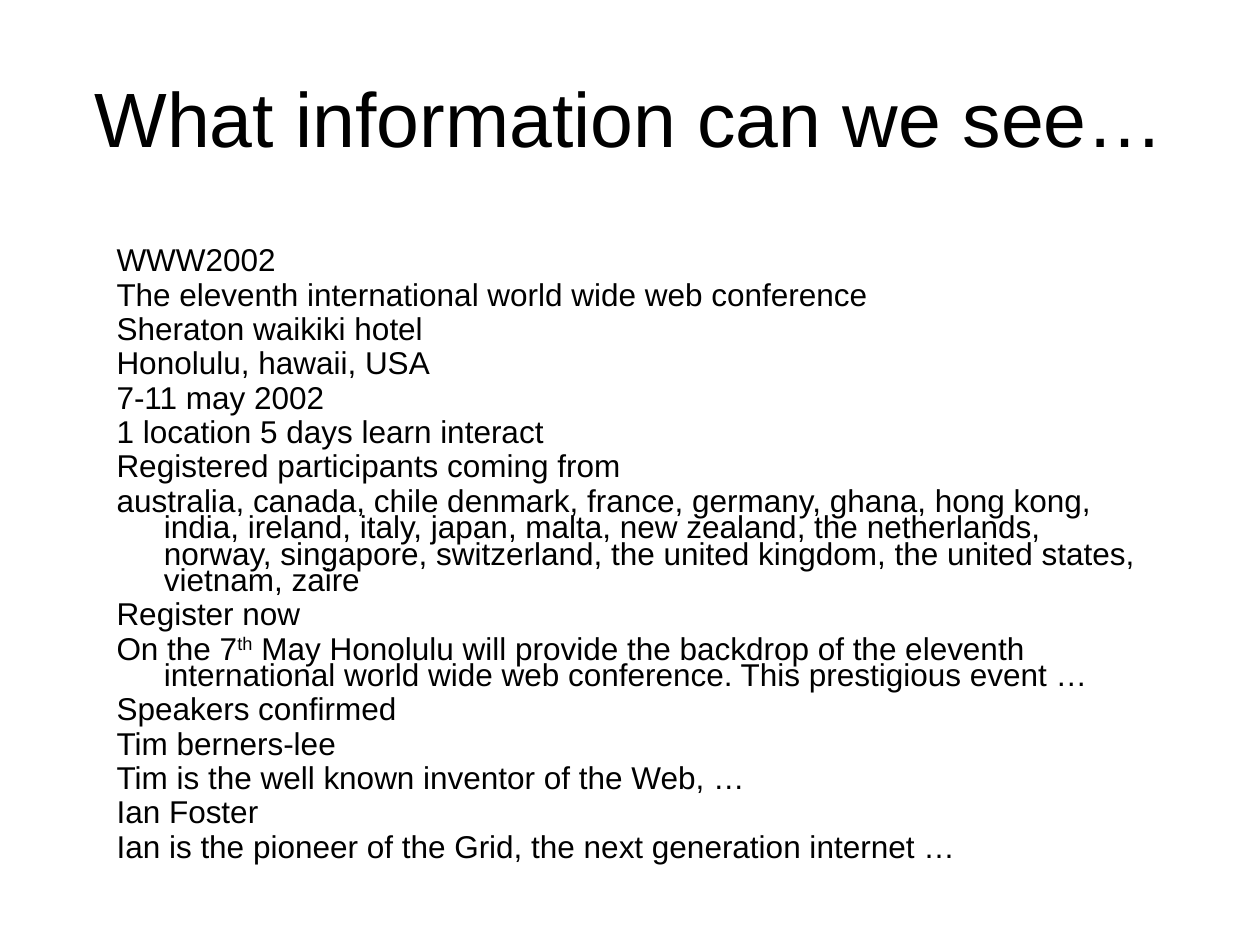
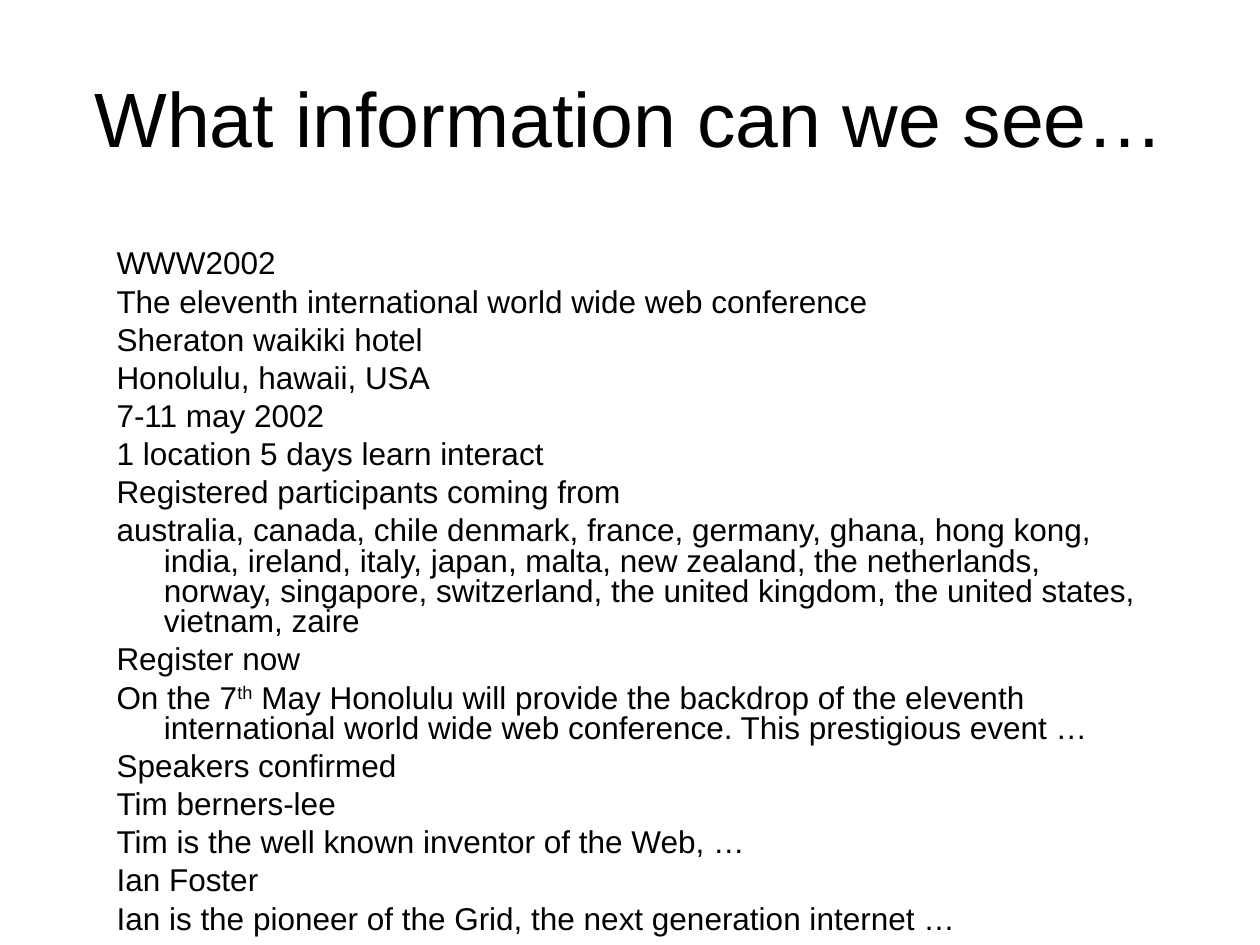
Before and after one commit to selminessrine/faculty-semweb, a slide deck: slide 8 of doc/workshop/MainFlow.ppt. Drawn at 1260x945 pixels with LibreOffice and Linux fonts; fonts in the diff are those of the drawing. Boxes give left, top, right and bottom in pixels: in the first picture for what was removed or moved away, otherwise in the second. Text is boxed around its words. In the diff, an @@ line names an element or a change of style, - is before the commit and + after.

```diff
--- a/doc/workshop/MainFlow.ppt
+++ b/doc/workshop/MainFlow.ppt
@@ text "WWW2002" at (x1=117, y1=252, x2=1135, y2=936): line spacing 0.7 to 0.8 @@
```
Also in this commit, not shown: 19 other slides changed.
